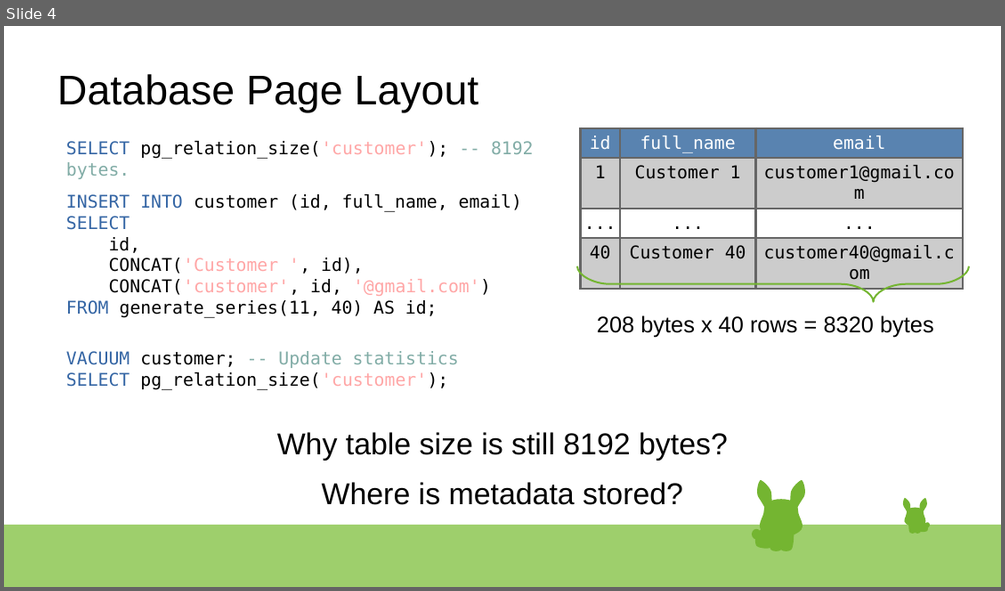
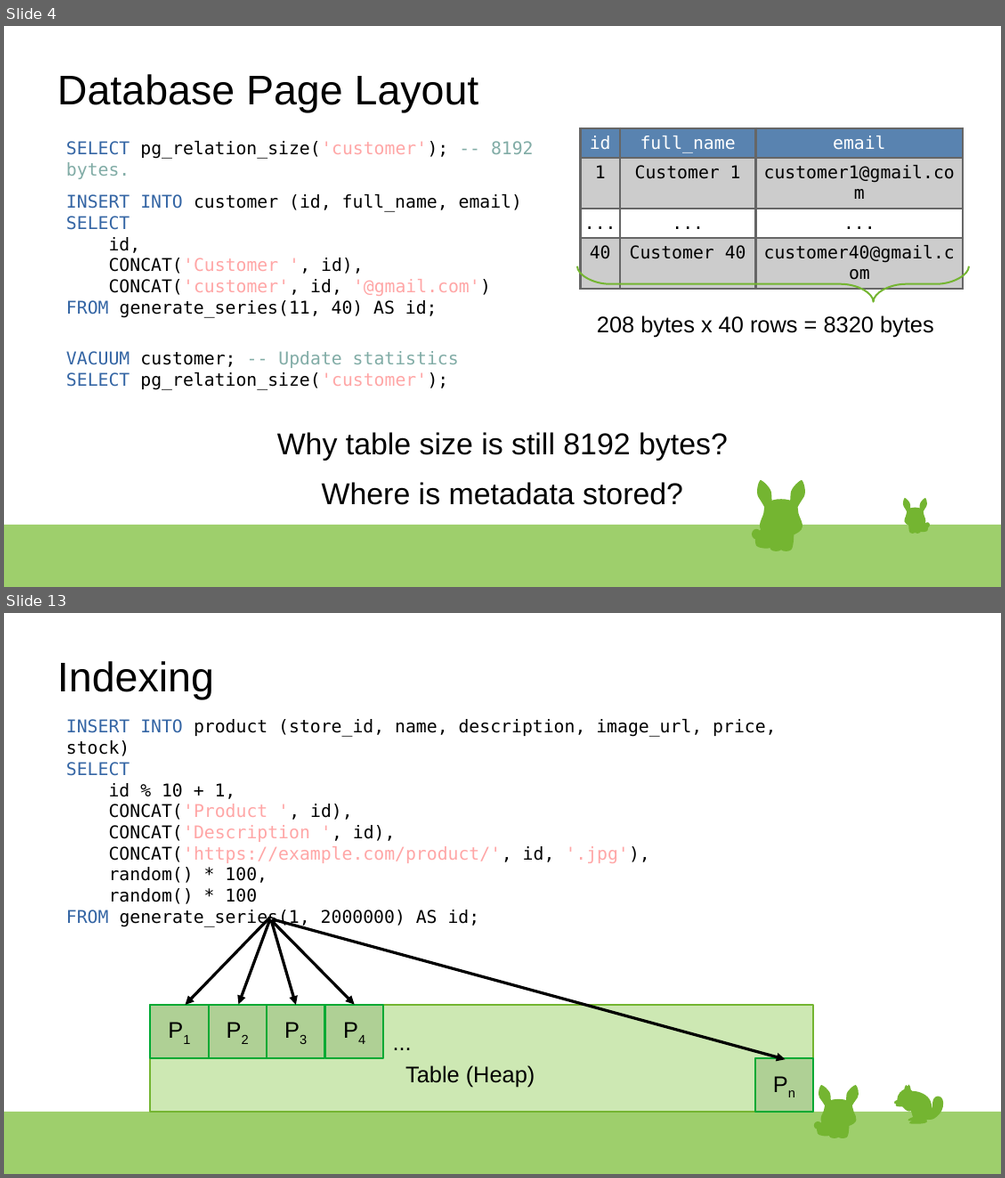
Before and after one commit to rsibanez89/postgres-indexing, a slide deck: Presentation.odp. Shown one above the other, each under a label of ours: slide 4 before the commit, slides 4 and 13 after it; the slides between them are not shown. The pictures are 1005x591 and 1005x1178 pixels, drawn with LibreOffice and Linux fonts; fonts in the diff are those of the drawing. Boxes give left, top, right and bottom in pixels: in the first picture for what was removed or moved away, otherwise in the second. Text is boxed around its words. In the diff, an @@ line names an element or a change of style, - is before the commit and + after.

```diff
--- a/Presentation.odp
+++ b/Presentation.odp
@@ slide 13 added at bbox=[4, 613, 1001, 1174], background #FFFFFF; not listed: 1 template element that a slide beside it also shows @@
@@ text added at bbox=[57, 661, 214, 699], 33 pt, text #000000 @@
+Indexing
@@ text added at bbox=[66, 719, 776, 927], 14 pt, text #000000 @@
+INSERT INTO product (store_id, name, description, image_url, price, stock)
+SELECT
+id % 10 + 1,
+CONCAT('Product ', id),
+CONCAT('Description ', id),
+CONCAT('https://example.com/product/', id, '.jpg'),
+random() * 100,
+random() * 100
+FROM generate_series(1, 2000000) AS id;
@@ arrow added from (270, 916) to (185, 1005), #000000 2.3 pt @@
@@ arrow added from (270, 920) to (238, 1005), #000000 2.3 pt @@
@@ arrow added from (272, 921) to (296, 1005), #000000 2.3 pt @@
@@ arrow added from (272, 921) to (354, 1005), #000000 2.3 pt @@
@@ arrow added from (273, 920) to (785, 1059), #000000 2.3 pt @@
@@ rectangle added at bbox=[151, 1005, 814, 1111], fill #CDE8B3, outline #74B531 1.42 pt @@
@@ rectangle added at bbox=[151, 1005, 209, 1058], fill #AFD095, outline #00A933 1.42 pt, 18 pt, text #000000 @@
+P1
@@ rectangle added at bbox=[209, 1005, 267, 1058], fill #AFD095, outline #00A933 1.42 pt, 18 pt, text #000000 @@
+P2
@@ rectangle added at bbox=[267, 1005, 324, 1058], fill #AFD095, outline #00A933 1.42 pt, 18 pt, text #000000 @@
+P3
@@ rectangle added at bbox=[325, 1005, 383, 1058], fill #AFD095, outline #00A933 1.42 pt, 18 pt, text #000000 @@
+P4
@@ text added at bbox=[384, 1023, 437, 1059], 18 pt, text #000000 @@
+...
@@ text added at bbox=[405, 1065, 535, 1086], 18 pt, text #000000 @@
+Table (Heap)
@@ rectangle added at bbox=[756, 1058, 814, 1111], fill #AFD095, outline #00A933 1.42 pt, 18 pt, text #000000 @@
+Pn
@@ group added at bbox=[815, 1085, 860, 1138]: 23 freeform shapes @@
@@ group added at bbox=[893, 1085, 944, 1124]: 15 freeform shapes @@
```
Also in this commit, not shown: 13 slides changed, 4 other slides added.
